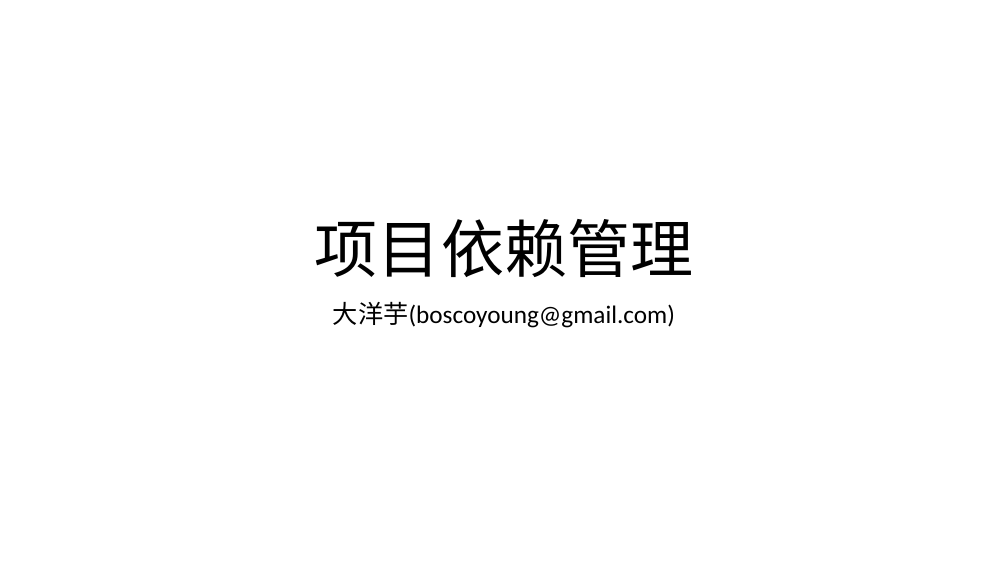
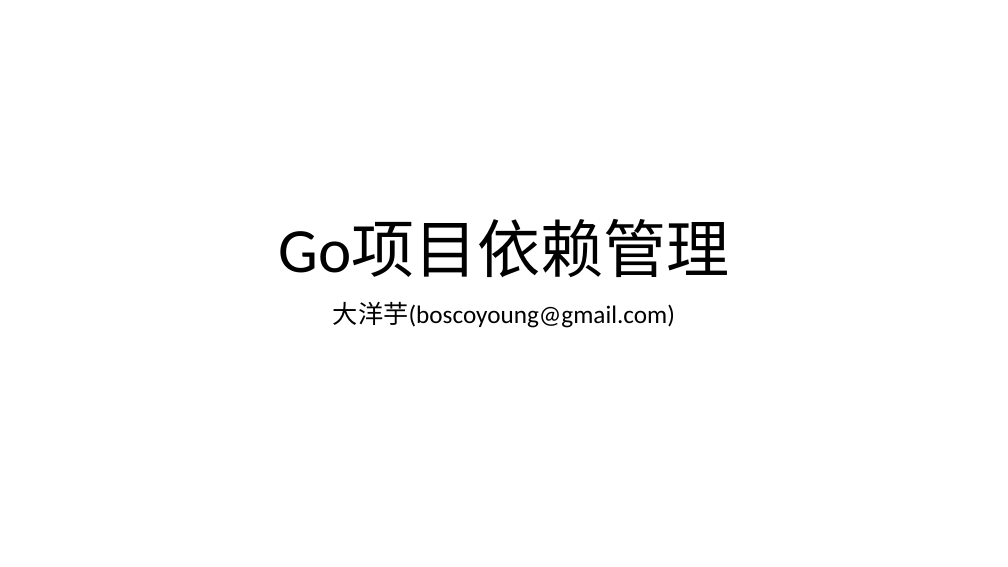
Before and after one commit to yangyuqian/technical-articles, a slide deck: slide 1 of go/series/1.1 依赖管理.pptx. Drawn at 1008x567 pixels with LibreOffice and Linux fonts; fonts in the diff are those of the drawing. Boxes give left, top, right and bottom in pixels: in the first picture for what was removed or moved away, otherwise in the second. Text is boxed around its words. In the diff, an @@ line names an element or a change of style, - is before the commit and + after.

```diff
--- a/go/series/1.1 依赖管理.pptx
+++ b/go/series/1.1 依赖管理.pptx
@@ title at [278, 220, 729, 277]: text changed @@
-项目依赖管理
+Go项目依赖管理
```
Also in this commit, not shown: 1 other slide changed.
